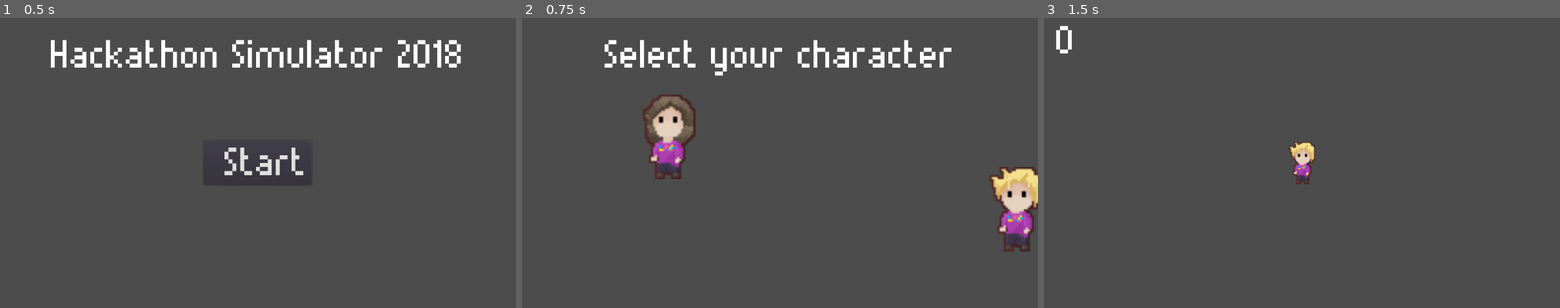
Above: before the commit, frames 1-3 (left to right).
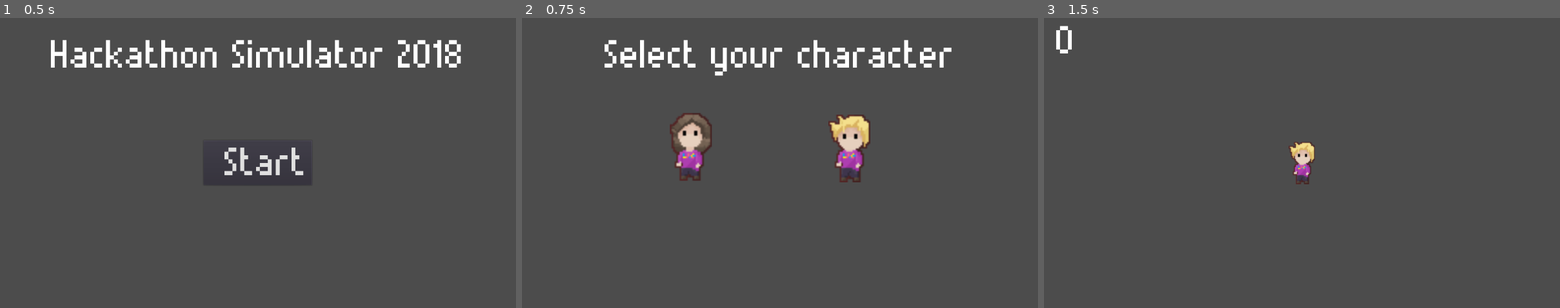
Above: after the commit, the same moments.

Repository: Zedjones/Hackathon-Simulator-2018
Game: Godot game, scene res://UI/MainMenu.tscn
Same seed, same stepped clock (60 frames per second), same inputs: the game is played once before the commit and once after it.
Inputs (mouse positions are in pixels of both pictures, inside the frame that each line leads up to; where the layout moved, square brackets give the same spot in the first picture):
- Up to frame 1 (0.5 s): no input
- Up to frame 2 (0.75 s): click "Start" at 0.5 s
- Up to frame 3 (1.5 s): click (1384, 148) [1549, 209] at 1.25 s

Frame 1 is identical in both runs. In frame 2, 5.4% of the frame differs, in the area x 23-100%, y 26-81%; in frame 3, nothing differs.

Commit message:
Fixed issues with resolution changes

Diff:
--- a/UI/CharacterSelect.tscn
+++ b/UI/CharacterSelect.tscn
@@ -53,11 +53,11 @@
 anchor_top = 0.0
 anchor_right = 0.0
 anchor_bottom = 0.0
-margin_left = 1160.0
-margin_top = 370.0
-margin_right = 1200.0
-margin_bottom = 412.0
-rect_scale = Vector2( 5, 5 )
+margin_left = 760.0
+margin_top = 240.0
+margin_right = 800.0
+margin_bottom = 282.0
+rect_scale = Vector2( 4, 4 )
 rect_pivot_offset = Vector2( 0, 0 )
 rect_clip_content = false
 focus_mode = 2
@@ -78,11 +78,11 @@
 anchor_top = 0.5
 anchor_right = 0.5
 anchor_bottom = 0.5
-margin_left = -340.0
-margin_top = -170.0
-margin_right = -300.0
-margin_bottom = -127.0
-rect_scale = Vector2( 5, 5 )
+margin_left = -273.0
+margin_top = -124.0
+margin_right = -233.0
+margin_bottom = -81.0
+rect_scale = Vector2( 4, 4 )
 rect_pivot_offset = Vector2( 0, 0 )
 rect_clip_content = false
 focus_mode = 2
--- a/UI/DialogBox.tscn
+++ b/UI/DialogBox.tscn
@@ -43,7 +43,7 @@
 font_data = ExtResource( 1 )
 _sections_unfolded = [ "Font", "Settings" ]
 
-[node name="DialogBox" type="CanvasLayer" index="0"]
+[node name="DialogBox" type="CanvasLayer"]
 
 layer = 1
 offset = Vector2( 0, 0 )
@@ -53,7 +53,7 @@
 
 [node name="BoxBackground" type="Polygon2D" parent="." index="0"]
 
-position = Vector2( 48, 0 )
+position = Vector2( -288, -368 )
 polygon = PoolVector2Array( 448, 1056, 448, 896, 1408, 896, 1408, 1056 )
 uv = PoolVector2Array(  )
 color = Color( 0.195312, 0.0511169, 0.0511169, 0.651922 )
@@ -66,6 +66,9 @@
 texture_rotation_degrees = 0.0
 invert_enable = false
 invert_border = 100.0
+__meta__ = {
+"_edit_group_": true
+}
 
 [node name="Timer" type="Timer" parent="BoxBackground" index="0"]
 
--- a/UI/HUD.tscn
+++ b/UI/HUD.tscn
@@ -11,7 +11,7 @@
 font_data = ExtResource( 1 )
 _sections_unfolded = [ "Font", "Resource", "Settings" ]
 
-[node name="HUD" type="CanvasLayer" index="0"]
+[node name="HUD" type="CanvasLayer"]
 
 layer = 1
 offset = Vector2( 0, 0 )
--- a/UI/MainMenu.tscn
+++ b/UI/MainMenu.tscn
@@ -21,7 +21,7 @@
 font_data = ExtResource( 2 )
 _sections_unfolded = [ "Extra Spacing", "Settings" ]
 
-[node name="MainMenu" type="CanvasLayer"]
+[node name="MainMenu" type="CanvasLayer" index="0"]
 
 layer = 1
 offset = Vector2( 0, 0 )
